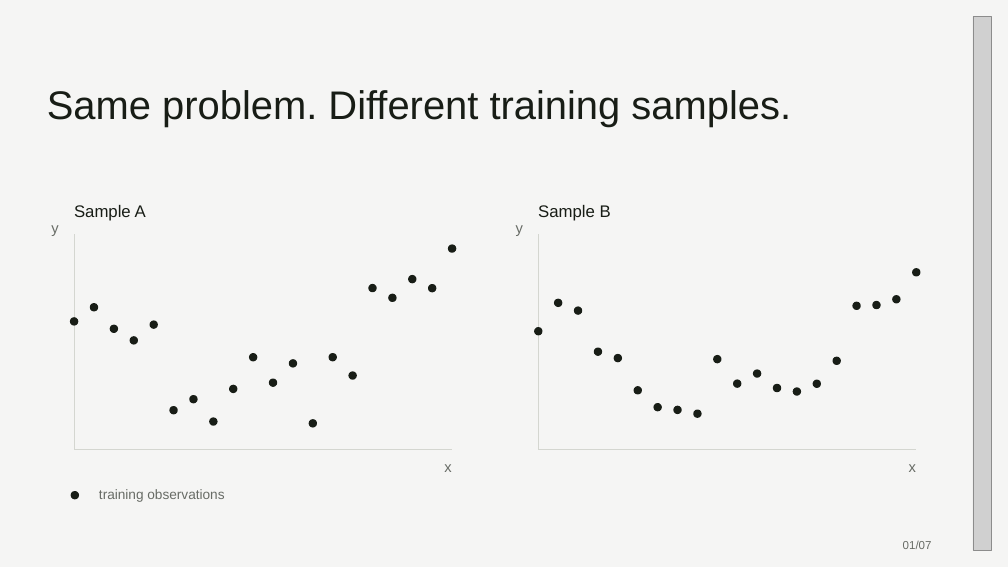
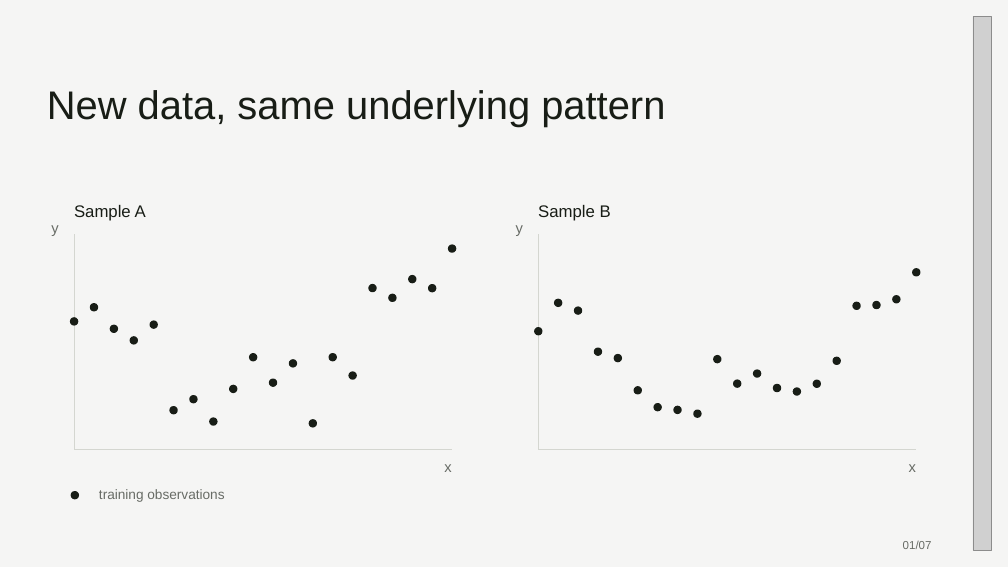
Before and after one commit to 0xABAN/classes, a slide deck: slide 1 of cmpsc-448/presentation/bias-variance-tradeoff.pptx. Drawn at 1008x567 pixels with LibreOffice and Linux fonts; fonts in the diff are those of the drawing; grey boxes stand for pictures. Boxes give left, top, right and bottom in pixels: in the first picture for what was removed or moved away, otherwise in the second. Text is boxed around its words. In the diff, an @@ line names an element or a change of style, - is before the commit and + after.

```diff
--- a/cmpsc-448/presentation/bias-variance-tradeoff.pptx
+++ b/cmpsc-448/presentation/bias-variance-tradeoff.pptx
@@ text at [47,90,665,127]: text changed @@
-Same problem. Different training samples.
+New data, same underlying pattern
```
Also in this commit, not shown: 6 other slides changed, 2 other files.
